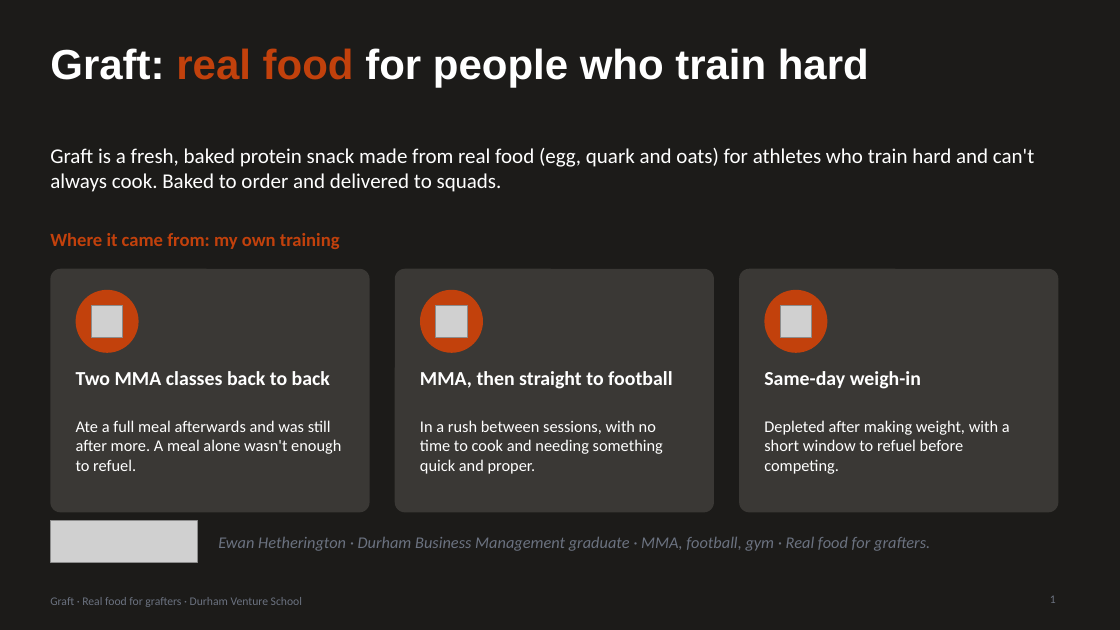
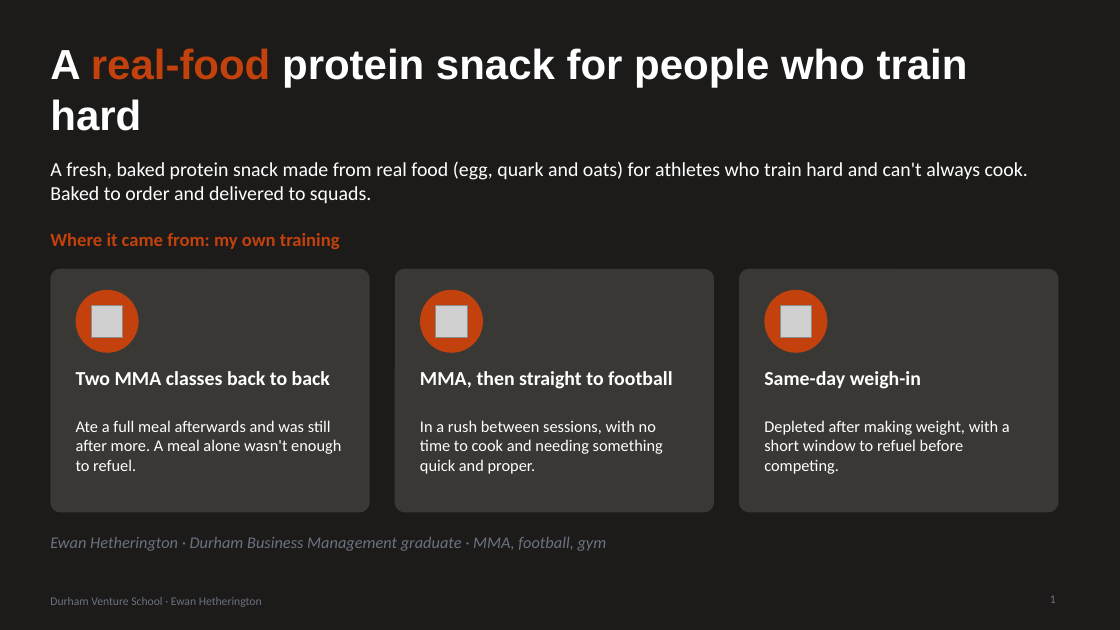
Before and after one commit to ewanh2005-alt/Ewan, a slide deck: slide 1 of 09-pitch/pitch-deck.pptx. Drawn at 1120x630 pixels with LibreOffice and Linux fonts; fonts in the diff are those of the drawing; grey boxes stand for pictures. Boxes give left, top, right and bottom in pixels: in the first picture for what was removed or moved away, otherwise in the second. Text is boxed around its words. In the diff, an @@ line names an element or a change of style, - is before the commit and + after.

```diff
--- a/09-pitch/pitch-deck.pptx
+++ b/09-pitch/pitch-deck.pptx
@@ title at [50,48,968,131]: text changed @@
-Graft: real food for people who train hard
+A real-food protein snack for people who train hard
@@ text at [50,161,1028,204]: text changed; size 18 to 17 pt @@
-Graft is a fresh, baked protein snack made from real food (egg, quark and oats) for athletes who train hard and can't always cook. Baked to order and delivered to squads.
+A fresh, baked protein snack made from real food (egg, quark and oats) for athletes who train hard and can't always cook. Baked to order and delivered to squads.
@@ text at [50,537,607,551]: text changed @@
-Ewan Hetherington · Durham Business Management graduate · MMA, football, gym · Real food for grafters.
+Ewan Hetherington · Durham Business Management graduate · MMA, football, gym
@@ picture removed at [50,521,197,562] @@
@@ text at [50,597,262,607]: text changed @@
-Graft · Real food for grafters · Durham Venture School
+Durham Venture School · Ewan Hetherington
```
Also in this commit, not shown: 4 other slides changed, 5 other files.
